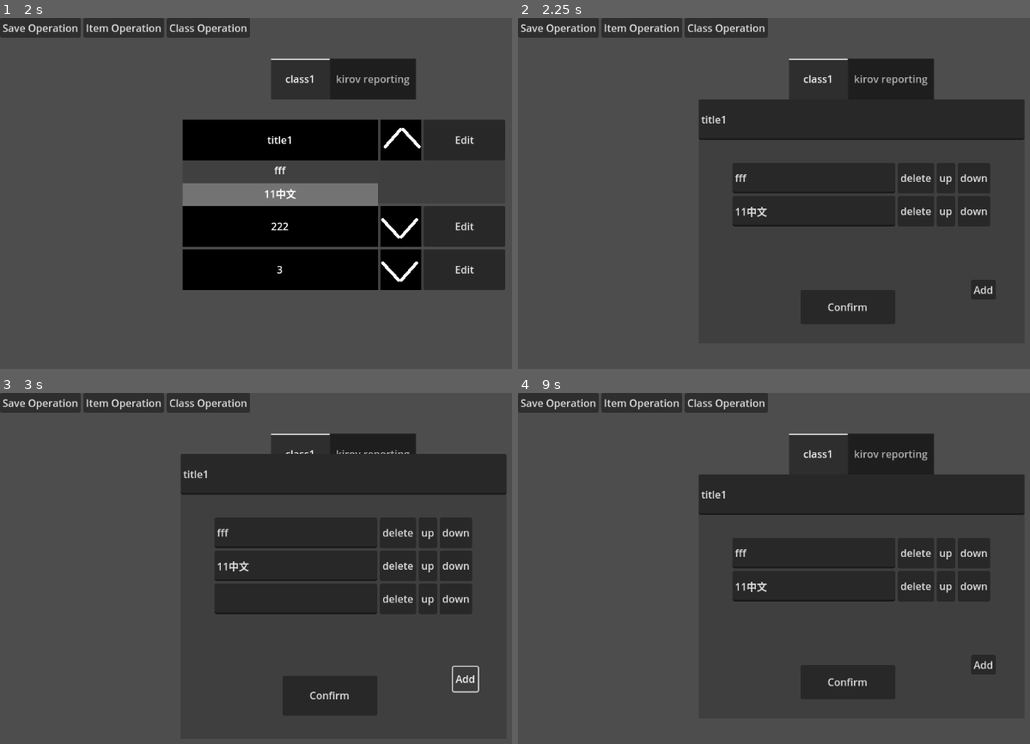
Above: before the commit, frames 1-4 (two rows, left to right).
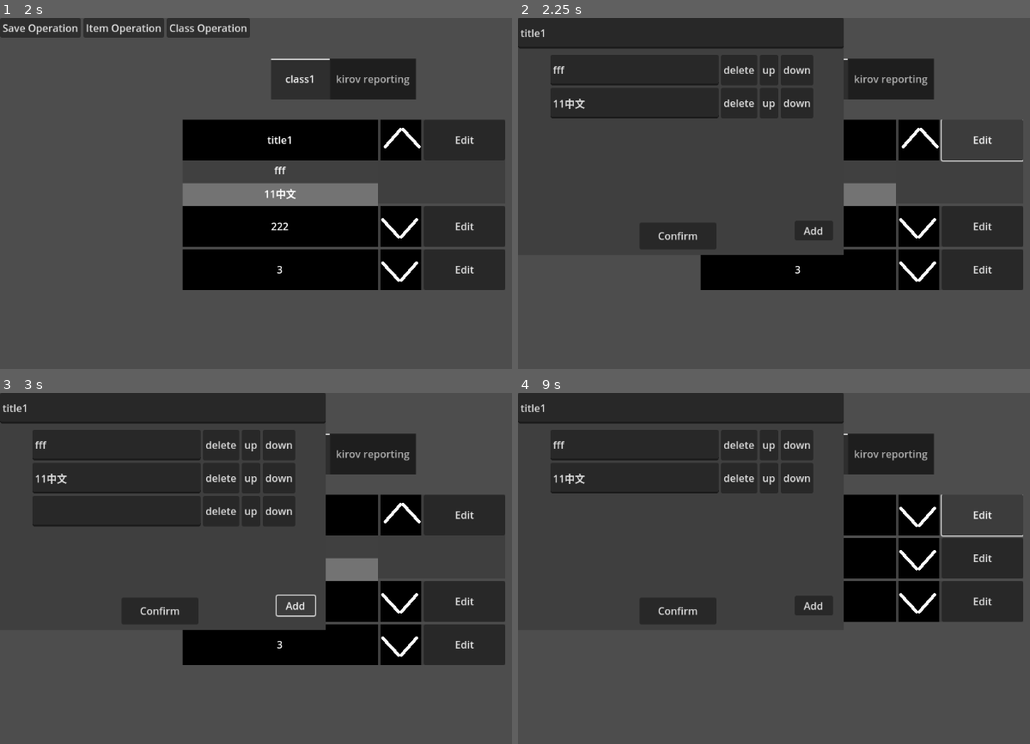
Above: after the commit, the same moments.

Repository: lfoxhlnut/KeyManager
Game: Godot game, scene res://ui/main.tscn
The game is run twice, just before and just after one commit, with the same random seed, the same clock (stepped at 60 frames per second) and the same inputs.
Inputs (mouse positions are in pixels of both pictures, inside the frame that each line leads up to):
- Up to frame 1 (2 s): click "title1" at 0.5 s; click (399, 140) at 1.27 s
- Up to frame 2 (2.25 s): click "Edit" at 2 s
- Up to frame 3 (3 s): click "Add" at 2.75 s
- Up to frame 4 (9 s): click "Confirm" at 3.5 s; click "fff" at 4.25 s; click "11中文" at 5 s; click "222" at 5.75 s; click "3" at 6.5 s; click "title1" at 7.25 s; click (917, 515) at 8.02 s; click "Edit" at 8.75 s

Frame 1 is identical in both runs. In frame 2, 27% of the frame differs, in the area x 0-99%, y 0-88%; in frame 3, 30%, in the area x 0-99%, y 0-92%; in frame 4, 23%.

Commit message:
edit window size can be adaptive

Diff:
--- a/script/edit_window.gd
+++ b/script/edit_window.gd
@@ -16,7 +16,8 @@
 
 @onready var head: LineEdit = $Head
 @onready var body: Control = $Body
-@onready var vbox: VBoxContainer = $Body/VBoxContainer
+@onready var vbox: VBoxContainer = $Body/ScrollContainer/VBoxContainer
+@onready var scroll_container: ScrollContainer = $Body/ScrollContainer
 @onready var add: Button = $Body/Add
 
 var info_num: int:
@@ -29,16 +30,12 @@
 
 func _ready() -> void:
 	head.size.x = size.x
-	head.size.y = 64
-	vbox.custom_minimum_size.x = size.x
-	body.position.y = 64 + 16
+	head.size.y = 48
+	vbox.custom_minimum_size.x = scroll_container.size.x
 	#data = Data.new("title ff", ["info1", "info3", "fffff中文ffffff"])
 
 
 func initialize() -> void:
-	# TODO: 常量 64 写为 const
-	vbox.custom_minimum_size.y = 64 * data.info.size()
-
 	head.text = data.title
 	info_num = 0
 	info_id = 0
@@ -60,20 +57,16 @@
 	line_edit.text = content
 	line_edit.id = info_id
 	info_id += 1
-	line_edit.custom_minimum_size.x = vbox.custom_minimum_size.x * 0.5
-	line_edit.size.y = 48
+	line_edit.custom_minimum_size.x = hbox.custom_minimum_size.x * 0.6
 
 	var del := Button.new()
 	del.text = "delete"
-	del.size.x = vbox.size.x * 0.2
 	del.pressed.connect(func():
-		# BUG: 这样写比较省事, 但是如果用户一直删删加加, info_num 会爆
+		# BUG: 这样写比较省事, 但是如果用户一直删删加加, info_id 会爆
 		for k: Node in hbox.get_children():
 			k.queue_free()
 		hbox.queue_free()
-		vbox.custom_minimum_size.y -= 64
-		#print_debug("hbox freed")
-		)
+	)
 
 	var swap := func(a: MyLineEdit, b: MyLineEdit):
 		var s: String = a.text
@@ -122,11 +115,9 @@
 	data.title = head.text
 	data.info = []
 	for i: MyLineEdit in get_lines():
-		if i.text != "":
+		if i.text != "":	# 忽略无效项
 			data.info.append(i.text)
 
-	#if Global.DEBUG:
-		#print("confirmed data:\n\ttitle: [%s]\n\tcontent: [%s]" % [data.title, data.info])
 	confirmed.emit(data)
 
 
@@ -144,13 +135,6 @@
 	)
 	return with_type
 
+
 func _on_add_pressed() -> void:
 	vbox.add_child(create_hbox())
-	vbox.custom_minimum_size.y += 64
-
-
-func _on_v_box_container_minimum_size_changed() -> void:
-	body.size.x = vbox.custom_minimum_size.x
-	body.size.y = vbox.custom_minimum_size.y + 128
-	@warning_ignore("narrowing_conversion")
-	size.y = body.size.y + 128
--- a/script/menu.gd
+++ b/script/menu.gd
@@ -88,9 +88,7 @@
 func get_data_from_ew(default: Data = Data.new()) -> Data:
 	var ew: EditWindow = EditWindowTscn.instantiate()
 	ew.data = default
-	ew.resized.connect(func():
-		ew.global_position = 0.5 * Global.WIN_SIZE - 0.5 * ew.size
-	)
+	ew.global_position = 0.5 * Global.WIN_SIZE - 0.5 * ew.size	# 这句话产生正确效果是因为 ew 的锚点在左上角
 
 	hud.add_child(ew)
 	hud.exclusive_mouse = true
--- a/ui/edit_window.tscn
+++ b/ui/edit_window.tscn
@@ -7,56 +7,66 @@
 texture = ExtResource("1_o0tyx")
 
 [node name="EditWindow" type="Panel"]
-anchors_preset = 8
-anchor_left = 0.5
-anchor_top = 0.5
-anchor_right = 0.5
-anchor_bottom = 0.5
-offset_left = -256.0
-offset_right = 256.0
-grow_horizontal = 2
-grow_vertical = 2
+offset_right = 512.0
+offset_bottom = 373.0
 theme_override_styles/panel = SubResource("StyleBoxTexture_b5y6q")
 script = ExtResource("1_2tqmw")
 
 [node name="Head" type="LineEdit" parent="."]
-layout_mode = 0
-offset_right = 512.0
-offset_bottom = 31.0
+layout_mode = 1
+offset_right = 67.063
+offset_bottom = 48.0
 
 [node name="Body" type="Control" parent="."]
-layout_mode = 3
-anchors_preset = 0
-offset_top = 35.0
-offset_right = 512.0
-offset_bottom = 35.0
-
-[node name="VBoxContainer" type="VBoxContainer" parent="Body"]
-layout_mode = 2
-offset_top = 20.0
-offset_right = 40.0
-offset_bottom = 20.0
+layout_mode = 1
+anchor_top = 0.142091
+anchor_right = 1.0
+anchor_bottom = 0.847185
+metadata/_edit_use_anchors_ = true
 
 [node name="Add" type="Button" parent="Body"]
 layout_mode = 1
+anchors_preset = 3
+anchor_left = 1.0
+anchor_top = 1.0
+anchor_right = 1.0
+anchor_bottom = 1.0
+offset_left = -77.0
+offset_top = 3.0
+offset_right = -17.0
+offset_bottom = 34.0
+grow_horizontal = 0
+grow_vertical = 0
+text = "Add"
+
+[node name="ScrollContainer" type="ScrollContainer" parent="Body"]
+layout_mode = 1
 anchors_preset = -1
-anchor_left = 0.835938
-anchor_top = 0.795367
-anchor_right = 0.912109
-anchor_bottom = 0.915058
-text = "Add"
+anchor_left = 0.0722656
+anchor_top = 0.0190114
+anchor_right = 0.933594
+anchor_bottom = 1.0
+grow_horizontal = 2
+grow_vertical = 2
 metadata/_edit_use_anchors_ = true
+
+[node name="VBoxContainer" type="VBoxContainer" parent="Body/ScrollContainer"]
+layout_mode = 2
 
 [node name="Confirm" type="Button" parent="."]
 layout_mode = 1
-anchors_preset = -1
-anchor_left = 0.3125
-anchor_top = 0.78
-anchor_right = 0.603516
-anchor_bottom = 0.92
+anchors_preset = 7
+anchor_left = 0.5
+anchor_top = 1.0
+anchor_right = 0.5
+anchor_bottom = 1.0
+offset_left = -65.0
+offset_top = -51.0
+offset_right = 56.0
+offset_bottom = -9.0
+grow_horizontal = 2
+grow_vertical = 0
 text = "Confirm"
-metadata/_edit_use_anchors_ = true
 
-[connection signal="minimum_size_changed" from="Body/VBoxContainer" to="." method="_on_v_box_container_minimum_size_changed"]
 [connection signal="pressed" from="Body/Add" to="." method="_on_add_pressed"]
 [connection signal="pressed" from="Confirm" to="." method="_on_confirm_pressed"]
